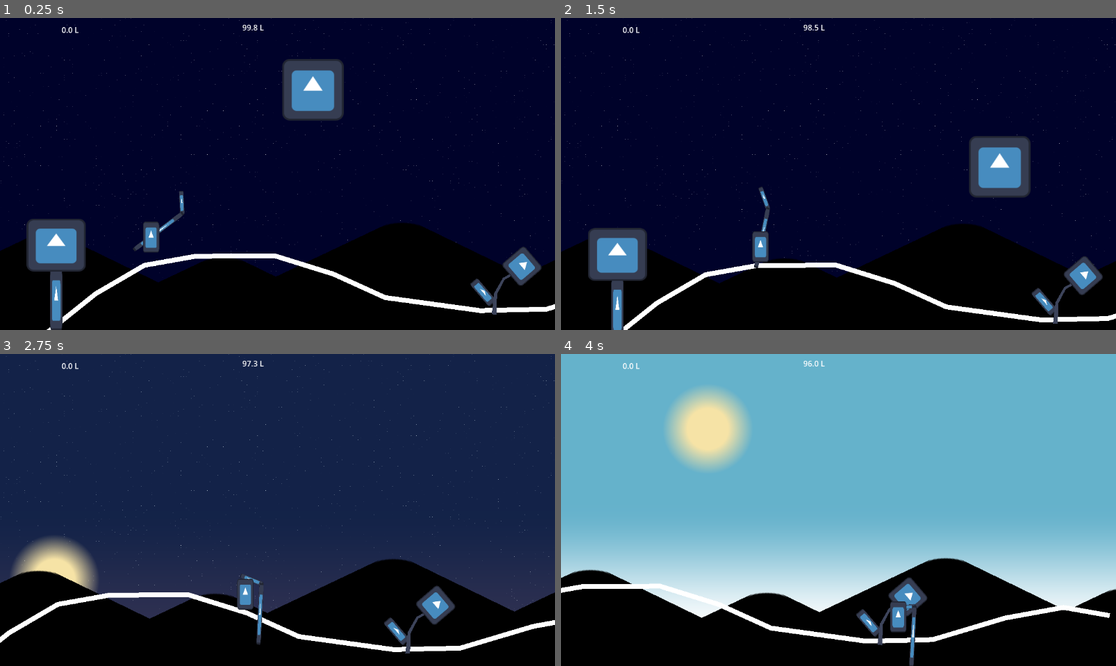
Above: before the commit, frames 1-4 (two rows, left to right).
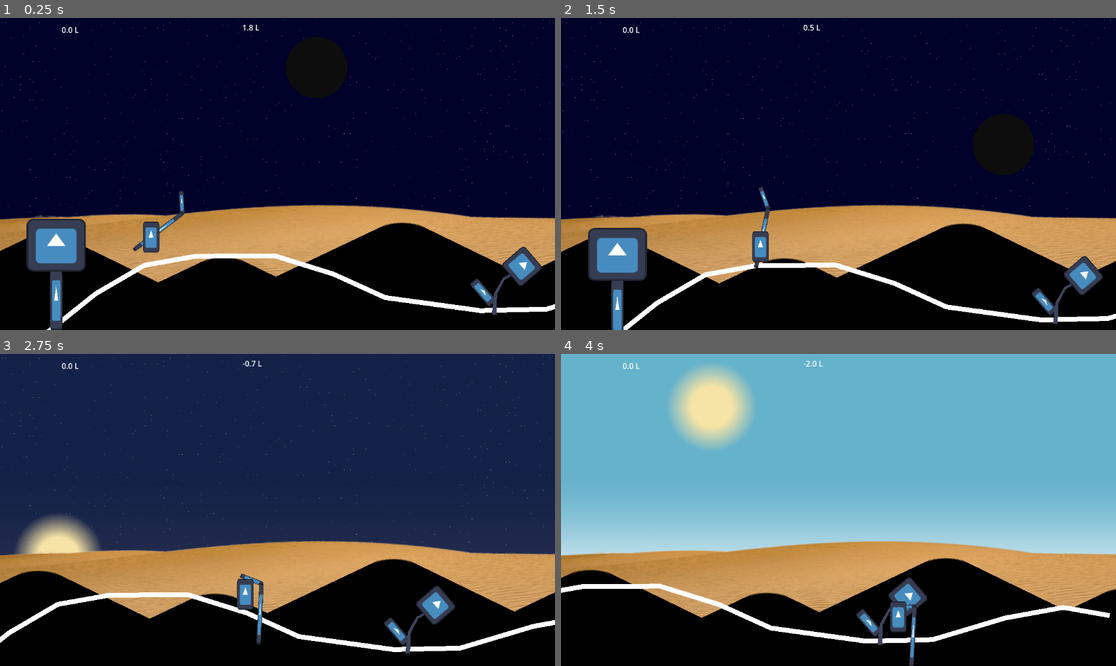
Above: after the commit, the same moments.

Repository: Eptwalabha/ld52
Game: Godot game, scene res://scene/game.tscn
Two runs of this game, one before a commit and one after it. Both use one fixed random seed, a clock stepped at 60 frames per second and the inputs below. The engine's default icon, where the game draws it, is replaced by a stand-in: a white triangle on a blue panel in a dark square.
Inputs:
- Up to frame 1 (0.25 s): no input
- Up to frame 2 (1.5 s): hold E (action) 0.53-1.28 s; hold Right (move_right) from 0.53 s (still down); tap Up (jump) at 0.77 s; tap Space (attack) at 1.35 s
- Up to frame 3 (2.75 s): tap Up (jump) at 1.52 s; release Right (move_right) at 2.03 s; hold Left (move_left) from 2.03 s (still down); hold E (action) from 2.03 s (still down)
- Up to frame 4 (4 s): release Left (move_left) at 2.78 s; release E (action) at 2.78 s; hold Right (move_right) from 2.78 s (still down); tap Space (attack) at 2.85 s; tap Up (jump) at 3.02, 3.77 s; hold E (action) from 3.53 s (still down)

The runs differ from the first frame. In frame 1, 15% of the frame differs, in the area x 0-100%, y 0-85%; in frame 2, 16%; in frame 3, 15%; in frame 4, 28%, in the area x 0-100%, y 2-85%.

Commit message:
improve background + moon shading

Diff:
--- /dev/null
+++ b/resource/shader/bg.gdshader
@@ -0,0 +1,11 @@
+shader_type canvas_item;
+
+uniform vec3 sand_color : source_color = vec3(0, 0., 0.165);
+
+
+void fragment() {
+	COLOR.rgb = sand_color;
+	if (UV.y < .5) {
+		COLOR.a = 0.;
+	}
+}
--- /dev/null
+++ b/resource/shader/moon.gdshader
@@ -0,0 +1,12 @@
+shader_type canvas_item;
+
+uniform float progression : hint_range(0.0, 1.) = 0.;
+uniform sampler2D moon_normal_map;
+
+void fragment() {
+	vec3 norm = texture(moon_normal_map, UV).rgb * 2. - 1.;
+	vec3 a = vec3(sin(progression * PI), 0., -cos(progression * PI));
+	float d = smoothstep(-.1, .1, dot(norm, a));
+	COLOR.rgb = mix(vec3(0.05), texture(TEXTURE, UV).rgb, d);
+	COLOR.a = smoothstep(1., .99, length(UV * 2. - 1.));
+}
--- a/scene/game.gd
+++ b/scene/game.gd
@@ -10,17 +10,10 @@
 @onready var Bubble = load("res://scene/water/water_bubble.tscn")
 @onready var Splash = load("res://scene/water/water_spash.tscn")
 
-func _ready():
-	pass
-
-
 func _process(delta):
 	player_water_ui.text = "%02.1f L" % player.get_water_capacity()
 	plant_water_ui.text = "%02.1f L" % flower.water_volume
 
-
-func _on_flower_died():
-	print("game over")
 
 func _on_player_spat(damage):
 	var bubble : WaterBubble = Bubble.instantiate()
@@ -37,5 +30,8 @@
 	splash.emitting = true
 
 
+func _on_flower_died():
+	print("game over")
+
 func _on_sun_moon_new_cycle(id):
 	print("cycle %s" % id)
--- a/scene/game.tscn
+++ b/scene/game.tscn
@@ -17,7 +17,9 @@
 motion_scale = Vector2(0, 0)
 
 [node name="SunMoon" parent="parallax/sky" instance=ExtResource("6_kxb6o")]
-position = Vector2(587, 450)
+position = Vector2(595, 404)
+day_duration = 10.0
+nbr_days = 6.0
 
 [node name="dunes" type="ParallaxLayer" parent="parallax"]
 motion_scale = Vector2(0.1, 0.1)
--- a/scene/level/day_night.gd
+++ b/scene/level/day_night.gd
@@ -7,16 +7,22 @@
 @onready var moon : Sprite2D = $pivot/moon
 @onready var sun : Sprite2D = $pivot/sun
 @onready var shader : Material = $sky.material
+@onready var moon_shader : Material = moon.material
 
-@export var cycle_duration : float = 120.0
+@export var day_duration : float = 120.0
+@export var nbr_days : float = 10;
 
 var current_cycle : int = 0
 var cycle_speed : float = 0.0
+var t : float = 0.;
+var delta_t : float = 0.;
 
 func _ready():
-	cycle_speed = TAU / cycle_duration
+	cycle_speed = TAU / day_duration
+	t = nbr_days * day_duration
 
 func _process(delta):
+	delta_t += delta
 	pivot.rotation += delta * cycle_speed
 	sun.rotation -= delta * cycle_speed
 	moon.rotation -= delta * cycle_speed
@@ -24,4 +30,5 @@
 		current_cycle += 1
 		pivot.rotation -= TAU
 		emit_signal("new_cycle", current_cycle)
+	moon_shader.set_shader_parameter("progression", delta_t / t)
 	shader.set_shader_parameter("time", pivot.rotation / TAU)
--- a/scene/level/day_night.tscn
+++ b/scene/level/day_night.tscn
@@ -1,31 +1,45 @@
-[gd_scene load_steps=7 format=3 uid="uid://dcjjch461pfyu"]
+[gd_scene load_steps=13 format=3 uid="uid://dcjjch461pfyu"]
 
+[ext_resource type="Shader" path="res://resource/shader/bg.gdshader" id="1_20skv"]
 [ext_resource type="Texture2D" uid="uid://xp5k4w74fa3o" path="res://icon.svg" id="1_aldsk"]
 [ext_resource type="Script" path="res://scene/level/day_night.gd" id="1_kpu7u"]
 [ext_resource type="Shader" path="res://resource/shader/day_night.gdshader" id="2_pcrj4"]
 [ext_resource type="Texture2D" uid="uid://db0gep3r0hry6" path="res://resource/shader/day_night_cycle.tres" id="3_jpmfv"]
 [ext_resource type="Texture2D" uid="uid://yau728jfirjf" path="res://resource/images/sun.png" id="5_b8ref"]
+[ext_resource type="Shader" path="res://resource/shader/moon.gdshader" id="6_0tj67"]
+[ext_resource type="Texture2D" uid="uid://bsrp5x3lqvmym" path="res://resource/images/uv-sphere.png" id="7_6634e"]
+[ext_resource type="Texture2D" uid="uid://c62ox3ev2e6xo" path="res://resource/images/desert-bg.png" id="7_ohvbw"]
+
+[sub_resource type="ShaderMaterial" id="ShaderMaterial_34ws5"]
+shader = ExtResource("1_20skv")
+shader_parameter/sand_color = null
 
 [sub_resource type="ShaderMaterial" id="ShaderMaterial_x5tiu"]
 shader = ExtResource("2_pcrj4")
 shader_parameter/day_color = Color(0.4, 0.7, 0.8, 1)
 shader_parameter/night_color = Color(0, 0.00784314, 0.164706, 1)
-shader_parameter/time = 0.328
+shader_parameter/time = 0.192
 shader_parameter/day_night = ExtResource("3_jpmfv")
 
+[sub_resource type="ShaderMaterial" id="ShaderMaterial_4w1yg"]
+shader = ExtResource("6_0tj67")
+shader_parameter/progression = 0.0
+shader_parameter/moon_normal_map = ExtResource("7_6634e")
+
 [node name="SunMoon" type="Node2D"]
+material = SubResource("ShaderMaterial_34ws5")
 script = ExtResource("1_kpu7u")
-cycle_duration = 10.0
 
 [node name="sky" type="Sprite2D" parent="."]
 material = SubResource("ShaderMaterial_x5tiu")
-scale = Vector2(17.1641, 10.6875)
+scale = Vector2(20.1875, 12.5701)
 texture = ExtResource("1_aldsk")
 
 [node name="pivot" type="Node2D" parent="."]
 position = Vector2(0, 94)
 
 [node name="moon" type="Sprite2D" parent="pivot"]
+material = SubResource("ShaderMaterial_4w1yg")
 position = Vector2(-0.000888506, -400)
 texture = ExtResource("1_aldsk")
 
@@ -34,3 +48,9 @@
 position = Vector2(0.001, 480)
 scale = Vector2(0.53116, 0.53116)
 texture = ExtResource("5_b8ref")
+
+[node name="sand" type="Sprite2D" parent="."]
+position = Vector2(-13, 110)
+rotation = -0.0402211
+scale = Vector2(1.36719, 1.65461)
+texture = ExtResource("7_ohvbw")
--- a/scene/props/flower.gd
+++ b/scene/props/flower.gd
@@ -3,12 +3,12 @@
 
 signal died
 
-@export var water_volume : float = 100.0
+@export var water_volume : float = 2.0
 var alive : bool = true
 
 func _process(delta) -> void:
 	water_volume -= delta
-	if alive and water_volume < 0:
+	if alive and water_volume < 0.0:
 		alive = false
 		emit_signal("died")
 
Binary file added: resource/images/desert-bg.png
Not shown, added: resource/images/desert-bg.png.import
Binary file added: resource/images/uv-sphere.png
Not shown, added: resource/images/uv-sphere.png.import
Not shown: 1 places in scene/game.tscn that only renumber resources
